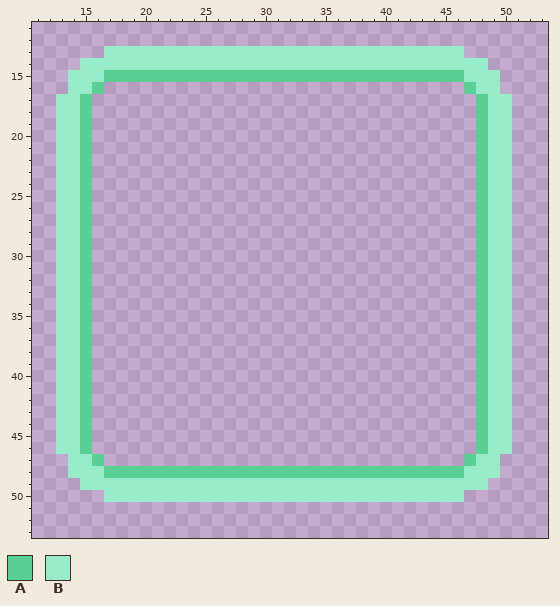
Edited in one commit: pixel-art file (heidag/graphics/pictogram_selector_you.ase). This is how it looked before the edit.
64x64 pixels, 1 frame. Shown: x 11..53, y 11..53.
Palette (. is transparent): A #59cf93  B #97edca
Pixels before, first column x 13:
13 ....BBBBBBBBBBBBBBBBBBBBBBBBBBBBBB....
14 ..BBBBBBBBBBBBBBBBBBBBBBBBBBBBBBBBBB..
15 .BBBAAAAAAAAAAAAAAAAAAAAAAAAAAAAAABBB.
16 .BBA..............................ABB.
17 BBA................................ABB
18 BBA................................ABB
19 BBA................................ABB
20 BBA................................ABB
21 BBA................................ABB
22 BBA................................ABB
23 BBA................................ABB
24 BBA................................ABB
25 BBA................................ABB
26 BBA................................ABB
27 BBA................................ABB
28 BBA................................ABB
29 BBA................................ABB
30 BBA................................ABB
31 BBA................................ABB
32 BBA................................ABB
33 BBA................................ABB
34 BBA................................ABB
35 BBA................................ABB
36 BBA................................ABB
37 BBA................................ABB
38 BBA................................ABB
39 BBA................................ABB
40 BBA................................ABB
41 BBA................................ABB
42 BBA................................ABB
43 BBA................................ABB
44 BBA................................ABB
45 BBA................................ABB
46 BBA................................ABB
47 .BBA..............................ABB.
48 .BBBAAAAAAAAAAAAAAAAAAAAAAAAAAAAAABBB.
49 ..BBBBBBBBBBBBBBBBBBBBBBBBBBBBBBBBBB..
50 ....BBBBBBBBBBBBBBBBBBBBBBBBBBBBBB....
Once edited:
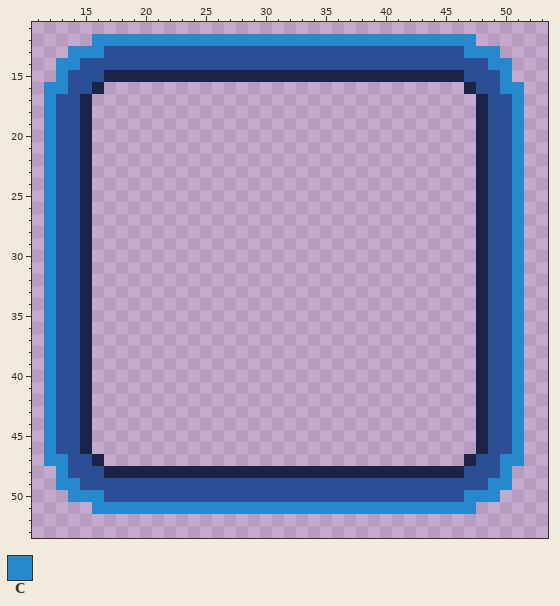
Colours new in this view: C #2789cd
The exact change:
colour A: #59cf93 -> #1b2447
colour B: #97edca -> #2b4e95
Changed rows in their new state; - is a pixel that keeps its letter.
first column x 12:
12 ----CCCCCCCCCCCCCCCCCCCCCCCCCCCCCCCC----
13 --CCC------------------------------CCC--
14 -CC----------------------------------CC-
15 -C------------------------------------C-
16 CC------------------------------------CC
17 C--------------------------------------C
18 C--------------------------------------C
19 C--------------------------------------C
20 C--------------------------------------C
21 C--------------------------------------C
22 C--------------------------------------C
23 C--------------------------------------C
24 C--------------------------------------C
25 C--------------------------------------C
26 C--------------------------------------C
27 C--------------------------------------C
28 C--------------------------------------C
29 C--------------------------------------C
30 C--------------------------------------C
31 C--------------------------------------C
32 C--------------------------------------C
33 C--------------------------------------C
34 C--------------------------------------C
35 C--------------------------------------C
36 C--------------------------------------C
37 C--------------------------------------C
38 C--------------------------------------C
39 C--------------------------------------C
40 C--------------------------------------C
41 C--------------------------------------C
42 C--------------------------------------C
43 C--------------------------------------C
44 C--------------------------------------C
45 C--------------------------------------C
46 C--------------------------------------C
47 CC------------------------------------CC
48 -C------------------------------------C-
49 -CC----------------------------------CC-
50 --CCC------------------------------CCC--
51 ----CCCCCCCCCCCCCCCCCCCCCCCCCCCCCCCC----
Boxes around the changes in both pictures, in picture pixels (x1, y1, x2, y2):
changed: (44, 34, 524, 514)
